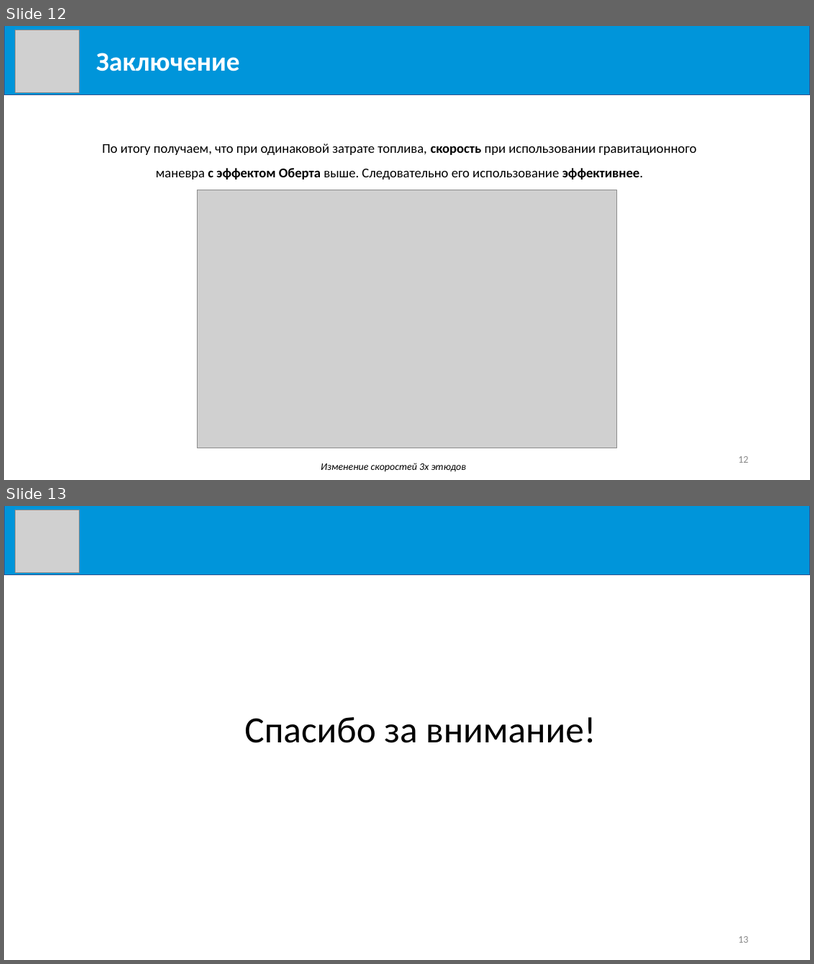
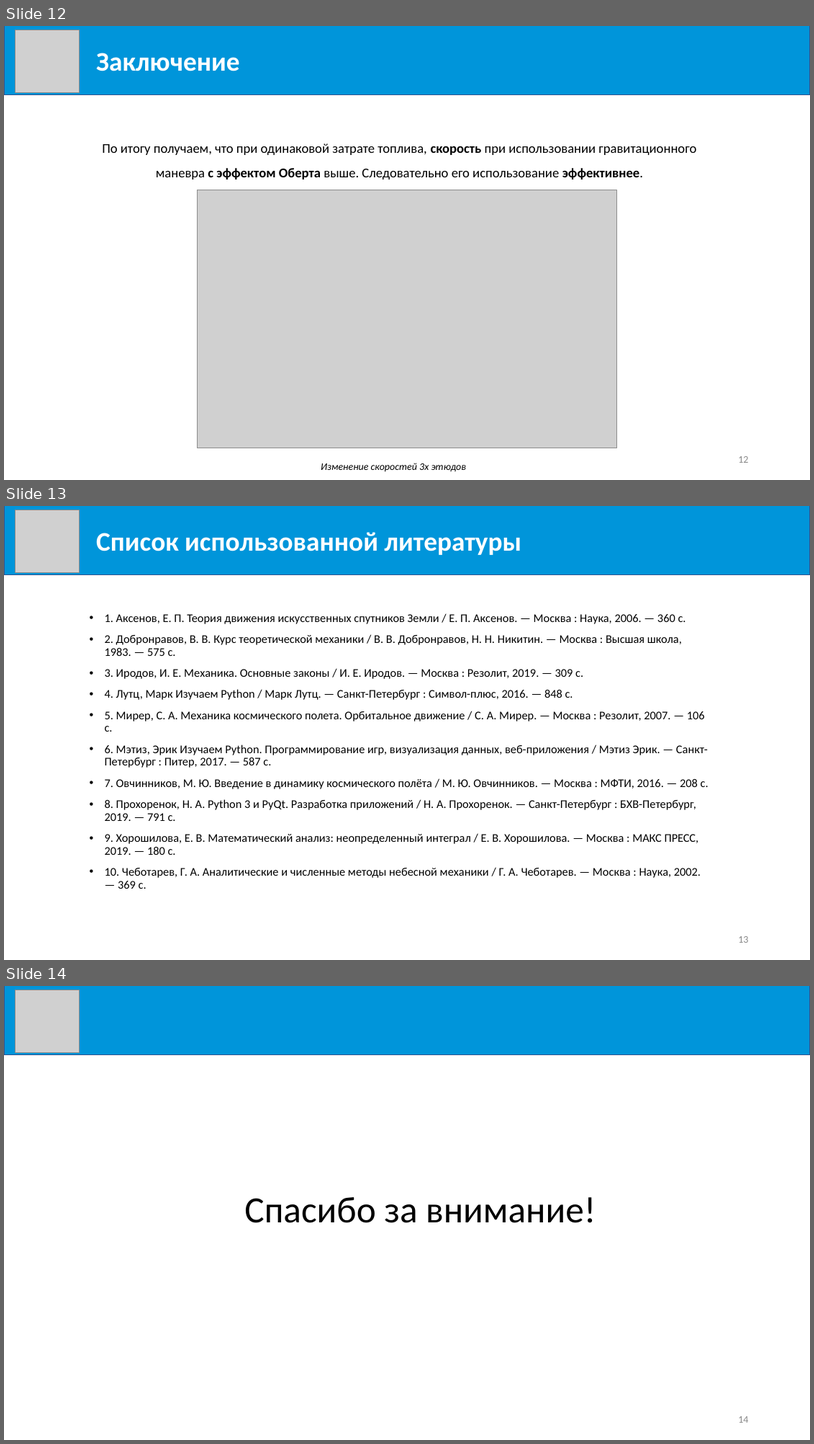
Before and after one commit to Milirik/diploma, a slide deck: Mikheev-K_V.pptx. Shown one above the other, each under a label of ours: slides 12 and 13 before the commit, slides 12, 13 and 14 after it. The pictures are 814x964 and 814x1444 pixels, drawn with LibreOffice and Linux fonts; fonts in the diff are those of the drawing; grey boxes stand for pictures. Boxes give left, top, right and bottom in pixels: in the first picture for what was removed or moved away, otherwise in the second. Text is boxed around its words. In the diff, an @@ line names an element or a change of style, - is before the commit and + after.

```diff
--- a/Mikheev-K_V.pptx
+++ b/Mikheev-K_V.pptx
@@ slide 13 added at box(4, 506, 810, 960), background #FFFFFF @@
@@ rectangle added at box(4, 506, 810, 575), fill #0095DA, outline #325491 1 pt @@
@@ picture added at box(15, 510, 80, 572) @@
@@ text added at box(96, 532, 522, 555), 32 pt, text #FFFFFF, bold @@
+Список использованной литературы
@@ text added at box(105, 614, 709, 888), 14 pt, text #000000 @@
+• 1. Аксенов, Е. П. Теория движения искусственных спутников Земли / Е. П. Аксенов. — Москва : Наука, 2006. — 360 c.
+• 2. Добронравов, В. В. Курс теоретической механики / В. В. Добронравов, Н. Н. Никитин. — Москва : Высшая школа, 1983. — 575 c.
+• 3. Иродов, И. Е. Механика. Основные законы / И. Е. Иродов. — Москва : Резолит, 2019. — 309 c.
+• 4. Лутц, Марк Изучаем Python / Марк Лутц. — Санкт-Петербург : Символ-плюс, 2016. — 848 c.
+• 5. Мирер, С. А. Механика космического полета. Орбитальное движение / С. А. Мирер. — Москва : Резолит, 2007. — 106 c.
+• 6. Мэтиз, Эрик Изучаем Python. Программирование игр, визуализация данных, веб-приложения / Мэтиз Эрик. — Санкт-Петербург : Питер, 2017. — 587 c.
+• 7. Овчинников, М. Ю. Введение в динамику космического полёта / М. Ю. Овчинников. — Москва : МФТИ, 2016. — 208 c.
+• 8. Прохоренок, Н. А. Python 3 и PyQt. Разработка приложений / Н. А. Прохоренок. — Санкт-Петербург : БХВ-Петербург, 2019. — 791 c.
+• 9. Хорошилова, Е. В. Математический анализ: неопределенный интеграл / Е. В. Хорошилова. — Москва : МАКС ПРЕСС, 2019. — 180 c.
+• 10. Чеботарев, Г. А. Аналитические и численные методы небесной механики / Г. А. Чеботарев. — Москва : Наука, 2002. — 369 c.
@@ page number added at box(738, 936, 748, 942), 12 pt, text #898989 @@
+13
@@ what was slide 13 is now slide 14 @@
@@ page number at box(738, 1416, 748, 1422): text changed @@
-13
+14
```
Also in this commit, not shown: 7 slides changed, 4 other files.
